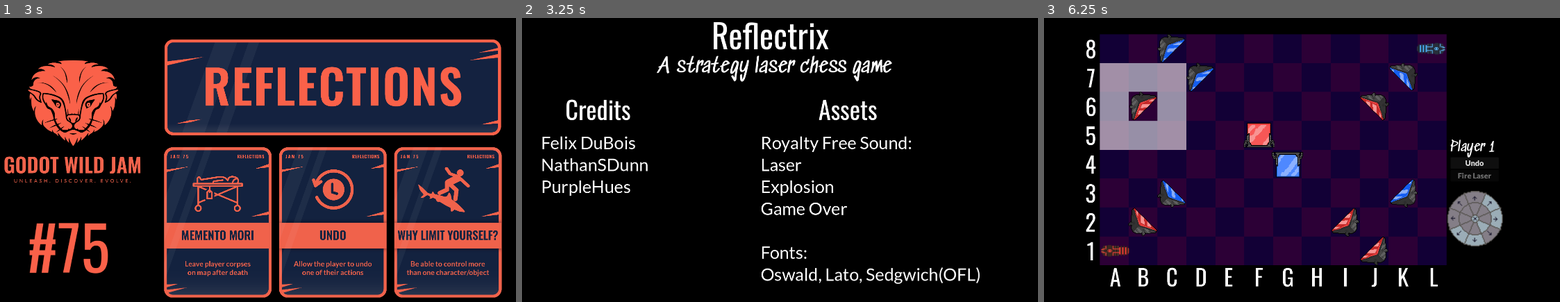
Above: before the commit, frames 1-3 (left to right).
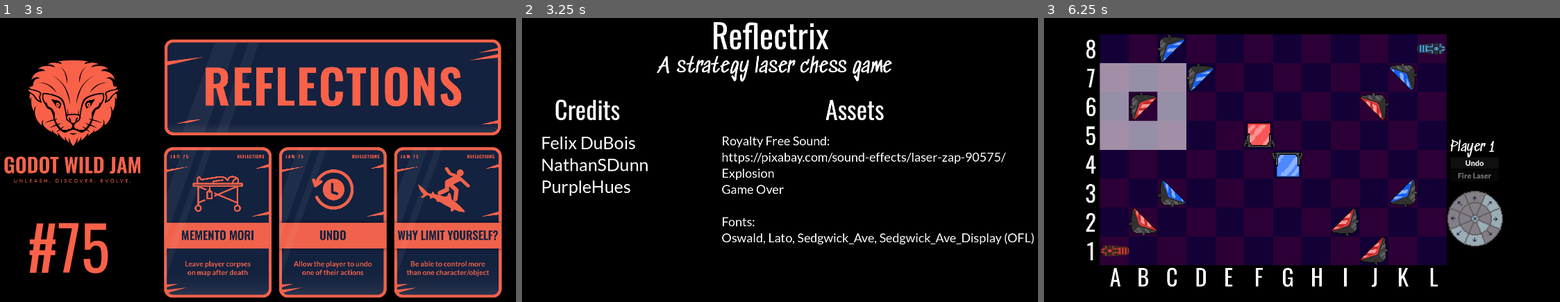
Above: after the commit, the same moments.

Repository: mzbrubak/Reflectix
Game: Godot game, scene res://Scenes/main.tscn
Two runs of this game, one before a commit and one after it. Both use one fixed random seed, a clock stepped at 60 frames per second and the inputs below.
Inputs (mouse positions are in pixels of both pictures, inside the frame that each line leads up to):
- Up to frame 1 (3 s): tap Enter at 0.5, 2 s; move the mouse to (381, 148) at 0.52 s; click (381, 148) at 0.67 s; tap Space at 1.25, 2.75 s; move the mouse to (144, 179) at 1.27 s; click (144, 179) at 1.42 s; move the mouse to (314, 94) at 2.02 s; click (314, 94) at 2.17 s; move the mouse to (232, 225) at 2.77 s; click (232, 225) at 2.92 s
- Up to frame 2 (3.25 s): no input
- Up to frame 3 (6.25 s): tap Enter at 3.5 s; move the mouse to (1467, 211) at 3.52 s; click (1467, 211) at 3.67 s; tap Space at 4.25 s; move the mouse to (1136, 117) at 4.27 s; click (1136, 117) at 4.42 s; move the mouse to (1327, 162) at 5.02 s; click (1327, 162) at 5.17 s; move the mouse to (1219, 86) at 5.77 s; click (1219, 86) at 5.92 s

Frame 1 is identical in both runs. In frame 2, 4.9% of the frame differs, in the area x 6-100%, y 28-94%; in frame 3, nothing differs.

Commit message:
Add Laser sfx

Diff:
--- a/Scenes/laseremitter.gd
+++ b/Scenes/laseremitter.gd
@@ -18,6 +18,7 @@
 	pass
 
 func fire_laser():
+	$Zap.play()
 	laser.fire()
 	laser_fired.emit()
 
--- a/Scenes/laseremitter.tscn
+++ b/Scenes/laseremitter.tscn
@@ -1,10 +1,11 @@
-[gd_scene load_steps=8 format=3 uid="uid://dkuug16ke60wh"]
+[gd_scene load_steps=9 format=3 uid="uid://dkuug16ke60wh"]
 
 [ext_resource type="Script" path="res://Scenes/laseremitter.gd" id="1_du4aj"]
 [ext_resource type="Script" path="res://Scenes/mirror_sprite_2d.gd" id="2_00luf"]
 [ext_resource type="Texture2D" uid="uid://78w0r6mdofcs" path="res://Art Assets/Gun1.png" id="2_8vje8"]
 [ext_resource type="PackedScene" uid="uid://be6uqcjerdu07" path="res://Scenes/laser.tscn" id="2_noqw7"]
 [ext_resource type="PackedScene" uid="uid://twyd70pvvlew" path="res://Scenes/selector.tscn" id="3_pk3ki"]
+[ext_resource type="AudioStream" uid="uid://chglxii5urjut" path="res://sfx/laser-zap-90575.mp3" id="6_vv2gb"]
 
 [sub_resource type="RectangleShape2D" id="RectangleShape2D_huqak"]
 size = Vector2(16, 10)
@@ -52,3 +53,6 @@
 
 [node name="CollisionShape2D" type="CollisionShape2D" parent="."]
 shape = SubResource("RectangleShape2D_n4dm3")
+
+[node name="Zap" type="AudioStreamPlayer2D" parent="."]
+stream = ExtResource("6_vv2gb")
--- a/Scenes/main.tscn
+++ b/Scenes/main.tscn
@@ -131,9 +131,9 @@
 text = "A strategy laser chess game"
 
 [node name="Credits" type="Label" parent="Splash/Credits"]
-offset_left = 217.0
+offset_left = 180.0
 offset_top = 283.0
-offset_right = 622.0
+offset_right = 585.0
 offset_bottom = 455.0
 theme_override_fonts/font = ExtResource("14_olf2d")
 theme_override_font_sizes/font_size = 87
@@ -151,28 +151,28 @@
 PurpleHues"
 
 [node name="Assets" type="Label" parent="Splash/Credits"]
-offset_left = 1093.0
+offset_left = 1117.0
 offset_top = 283.0
-offset_right = 1498.0
+offset_right = 1522.0
 offset_bottom = 455.0
 theme_override_fonts/font = ExtResource("14_olf2d")
 theme_override_font_sizes/font_size = 87
 text = "Assets"
 
 [node name="Assets Names" type="Label" parent="Splash/Credits"]
-offset_left = 893.0
-offset_top = 428.0
-offset_right = 1833.0
-offset_bottom = 1076.0
+offset_left = 758.0
+offset_top = 432.0
+offset_right = 1841.0
+offset_bottom = 1080.0
 theme_override_fonts/font = ExtResource("16_874sp")
-theme_override_font_sizes/font_size = 60
+theme_override_font_sizes/font_size = 43
 text = "Royalty Free Sound:
-Laser
+https://pixabay.com/sound-effects/laser-zap-90575/
 Explosion
 Game Over
 
 Fonts:
-Oswald, Lato, Sedgwich(OFL)"
+Oswald, Lato, Sedgwick_Ave, Sedgwick_Ave_Display (OFL)"
 
 [node name="Theme" type="CanvasLayer" parent="Splash"]
 
Not shown, added: sfx/laser-zap-90575.mp3.import
Not shown, added: sfx/laser-zap-90575.mp3
